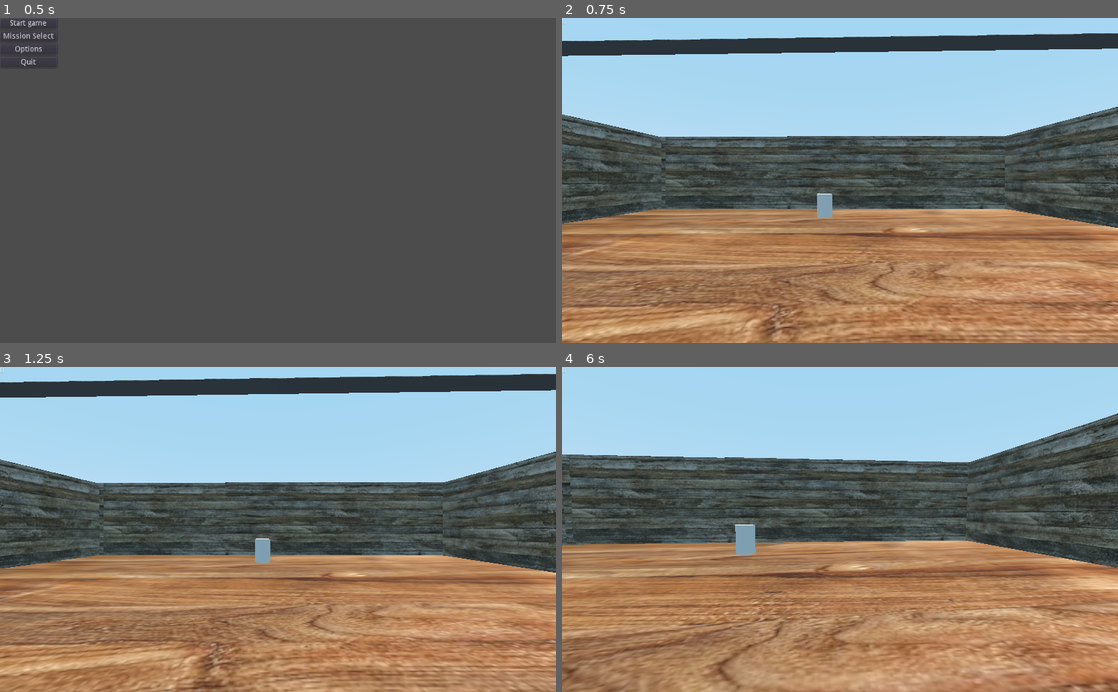
Above: before the commit, frames 1-4 (two rows, left to right).
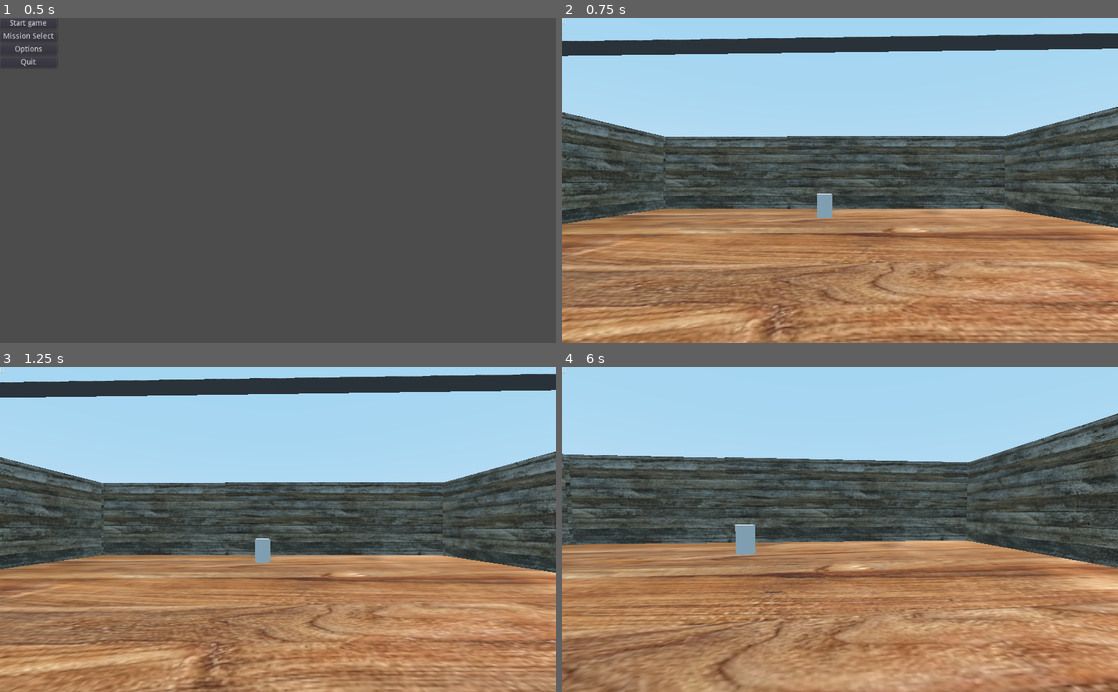
Above: after the commit, the same moments.

Repository: BlakeWiscombe/betrayal
Game: Godot game, scene res://Main menu.tscn
Same seed, same stepped clock (60 frames per second), same inputs: the game is played once before the commit and once after it.
Inputs (mouse positions are in pixels of both pictures, inside the frame that each line leads up to):
- Up to frame 1 (0.5 s): no input
- Up to frame 2 (0.75 s): click "Start game" at 0.5 s
- Up to frame 3 (1.25 s): no input
- Up to frame 4 (6 s): tap Enter at 1.25 s; move the mouse to (962, 513) at 1.27 s; hold D (player_right) 1.28-2.03 s; tap Space (jump) at 1.52, 2.27, 3.77, 4.52, 5.27 s; move the mouse to (728, 545) at 2.02 s; hold S (player_backward) 2.03-2.78 s; move the mouse to (895, 458) at 2.77 s; hold D (player_right) 2.78-3.53 s; move the mouse to (812, 594) at 3.52 s; hold W (player_forward) 3.53-4.28 s; move the mouse to (1006, 578) at 4.27 s; hold A (player_left) 4.28-5.78 s; move the mouse to (673, 480) at 5.02 s; move the mouse to (867, 529) at 5.77 s; hold S (player_backward) from 5.78 s (still down)

Frame 1 is identical in both runs. In frame 2, 1.1% of the frame differs, in the area x 0-19%, y 29-64%; in frame 3, 1.1%, in the area x 0-19%, y 27-63%; in frame 4, less than 0.1%.

Commit message:
changed wall height

Diff:
--- a/Betrayal.tscn
+++ b/Betrayal.tscn
@@ -82,7 +82,7 @@
 material = SubResource( 19 )
 
 [node name="CSGBox" type="CSGBox" parent="CSGBox12"]
-transform = Transform( 1, 0, 4.65661e-10, 0, 1, 0, -4.65661e-10, 0, 1, 16.0685, -2.00698, -0.10656 )
+transform = Transform( 1, 0, 4.65661e-10, 0, 1, 0, -4.65661e-10, 0, 1, 16.0685, -2.00698, -0.106529 )
 operation = 2
 width = 10.6501
 height = 11.1607
@@ -226,7 +226,7 @@
 height = 9.26792
 
 [node name="CSGBox18" type="CSGBox" parent="."]
-transform = Transform( 0.0398144, 0, 0.999108, 0, 1, 0, -0.999108, 0, 0.0398144, -38.5759, 7.11976, -32.4393 )
+transform = Transform( 0.0398144, 0, 0.999108, 0, 1, 0, -0.999108, 0, 0.0398144, -38.0368, 7.30601, -32.4392 )
 use_collision = true
 width = 36.0584
 height = 17.1
